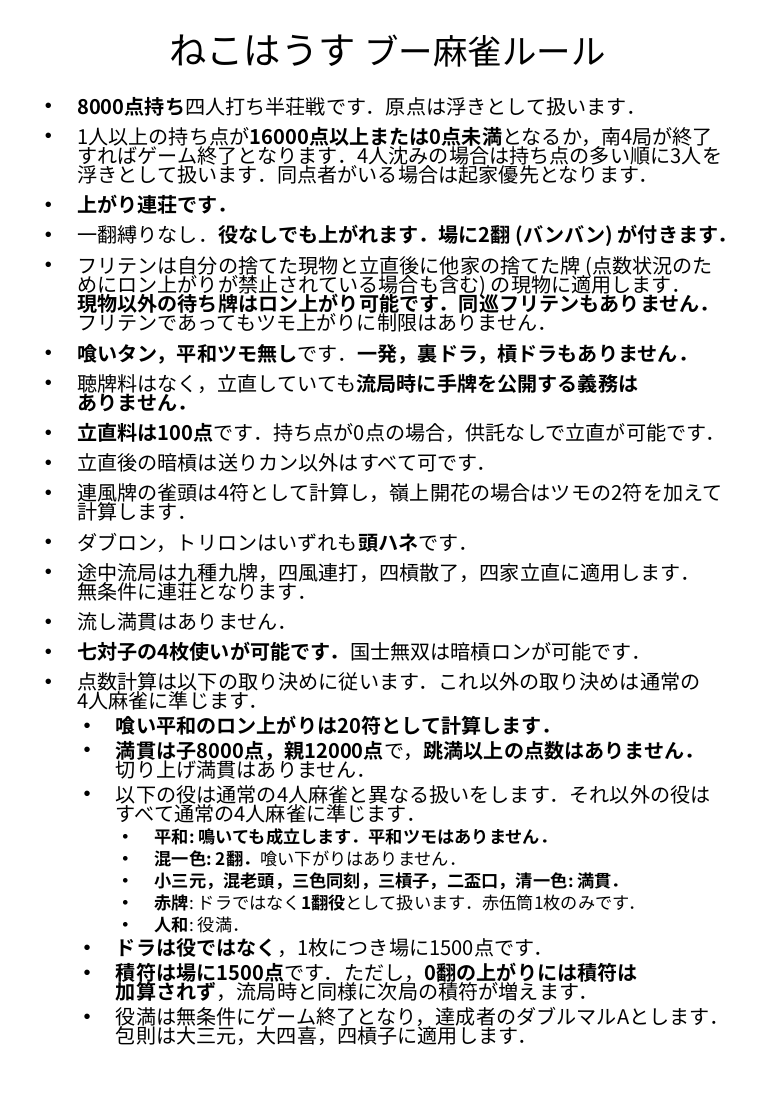
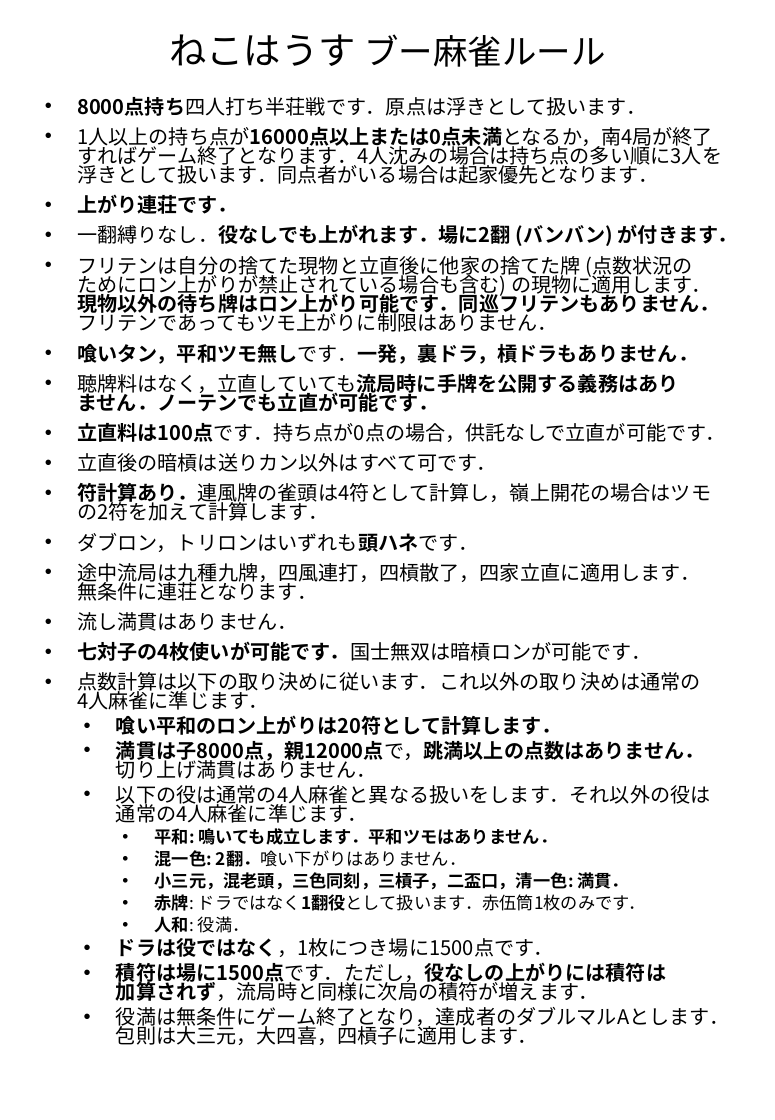
Before and after one commit to nkhrlab/neko-house, a slide deck: slide 10 of rules.pptx. Drawn at 775x1120 pixels with LibreOffice and Linux fonts; fonts in the diff are those of the drawing. Boxes give left, top, right and bottom in pixels: in the first picture for what was removed or moved away, otherwise in the second. Text is boxed around its words. In the diff, an @@ line names an element or a change of style, - is before the commit and + after.

Commit message:
ルール変更

```diff
--- a/rules.pptx
+++ b/rules.pptx
@@ subtitle at (77,256,720,332): spaces changed @@
-• フリテンは自分の捨てた現物と立直後に他家の捨てた牌 (点数状況のためにロン上がりが禁止されている場合も含む) の現物に適用します．
-  現物以外の待ち牌はロン上がり可能です．同巡フリテンもありません．
-  フリテンであってもツモ上がりに制限はありません．
+• フリテンは自分の捨てた現物と立直後に他家の捨てた牌 (点数状況の
+  ためにロン上がりが禁止されている場合も含む) の現物に適用します．
+  現物以外の待ち牌はロン上がり可能です．同巡フリテンもありません．
+  フリテンであってもツモ上がりに制限はありません．
@@ subtitle at (77,374,678,412): text changed @@
-• 聴牌料はなく，立直していても流局時に手牌を公開する義務は
-  ありません．
+• 聴牌料はなく，立直していても流局時に手牌を公開する義務はあり
+  ません．ノーテンでも立直が可能です．
@@ subtitle at (77,483,711,521): text changed @@
-• 連風牌の雀頭は4符として計算し，嶺上開花の場合はツモの2符を加えて計算します．
+• 符計算あり．連風牌の雀頭は4符として計算し，嶺上開花の場合はツモの2符を加えて計算します．
@@ subtitle at (116,785,711,823): text changed @@
-  • 以下の役は通常の4人麻雀と異なる扱いをします．それ以外の役は
-    すべて通常の4人麻雀に準じます．
+  • 以下の役は通常の4人麻雀と異なる扱いをします．それ以外の役は
+    通常の4人麻雀に準じます．
@@ subtitle at (116,962,666,1001): text changed @@
-  • 積符は場に1500点です．ただし，0翻の上がりには積符は
-    加算されず，流局時と同様に次局の積符が増えます．
+  • 積符は場に1500点です．ただし，役なしの上がりには積符は
+    加算されず，流局時と同様に次局の積符が増えます．
```
Also in this commit, not shown: 12 other slides changed, 2 other files.
